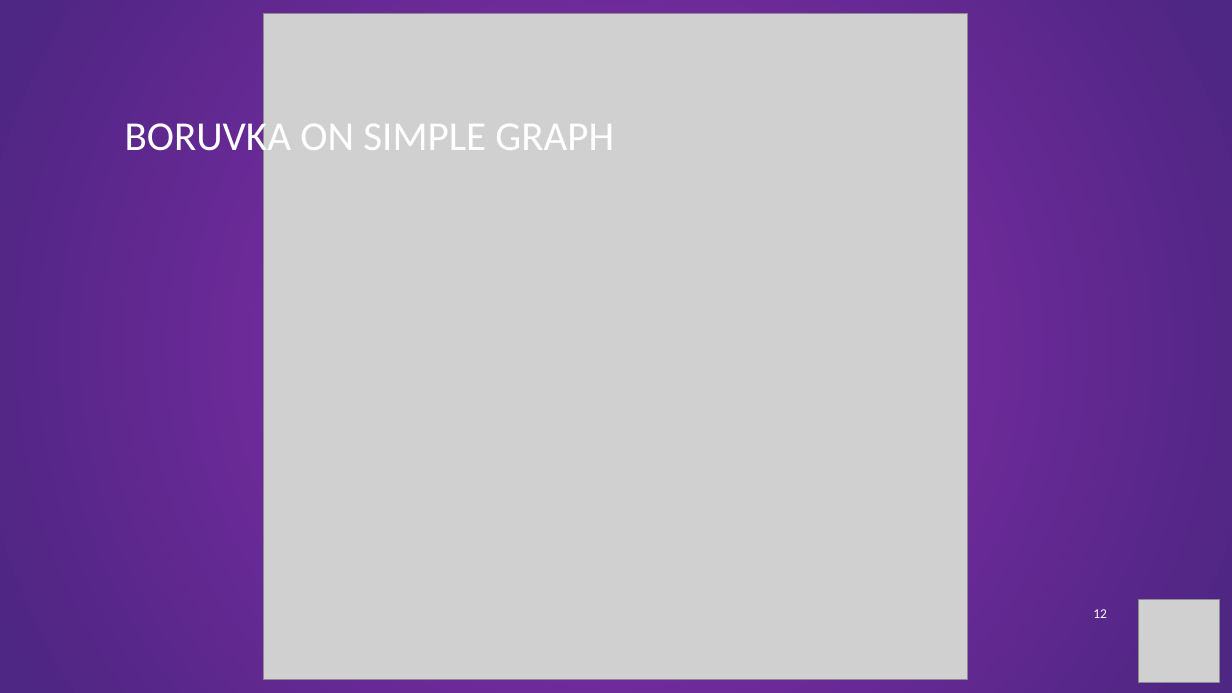
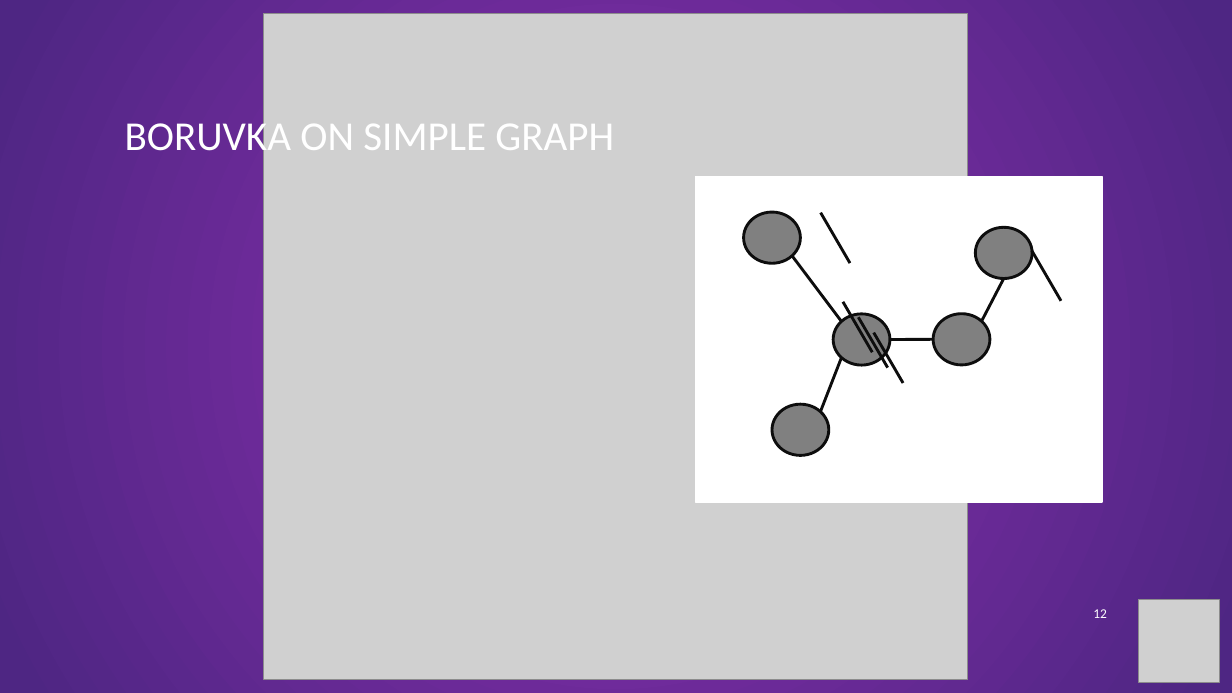
Before and after one commit to colbylarue/boruvka, a slide deck: slide 12 of Boruvka’s Minimum Spanning Tree Algorithm.pptm. Drawn at 1232x693 pixels with LibreOffice and Linux fonts; fonts in the diff are those of the drawing; grey boxes stand for pictures. Boxes give left, top, right and bottom in pixels: in the first picture for what was removed or moved away, otherwise in the second. Text is boxed around its words. In the diff, an @@ line names an element or a change of style, - is before the commit and + after.

```diff
--- a/Boruvka’s Minimum Spanning Tree Algorithm.pptm
+++ b/Boruvka’s Minimum Spanning Tree Algorithm.pptm
@@ rectangle added at (696,177,1103,503), fill #FFFFFF, outline #FFFFFF 1.25 pt @@
@@ ellipse added at (744,213,800,263), fill #808080, outline #0D0D0D 2.25 pt @@
@@ line added from (821, 213) to (850, 263), #0D0D0D 2.25 pt @@
@@ ellipse added at (976,227,1032,278), fill #808080, outline #0D0D0D 2.25 pt @@
@@ line added from (792, 256) to (842, 322), #0D0D0D 2.25 pt @@
@@ line added from (1032, 250) to (1061, 301), #0D0D0D 2.25 pt @@
@@ line added from (1004, 278) to (982, 322), #0D0D0D 2.25 pt @@
@@ ellipse added at (834,314,890,365), fill #808080, outline #0D0D0D 2.25 pt @@
@@ line added from (843, 302) to (872, 352), #0D0D0D 2.25 pt @@
@@ line added from (859, 317) to (888, 368), #0D0D0D 2.25 pt @@
@@ ellipse added at (933,314,990,365), fill #808080, outline #0D0D0D 2.25 pt @@
@@ line added from (842, 358) to (821, 412), #0D0D0D 2.25 pt @@
@@ line added from (874, 333) to (903, 384), #0D0D0D 2.25 pt @@
@@ line added from (890, 339) to (933, 339), #0D0D0D 2.25 pt @@
@@ ellipse added at (773,404,829,455), fill #808080, outline #0D0D0D 2.25 pt @@
```
Also in this commit, not shown: 1 other slide changed, 17 other files.
